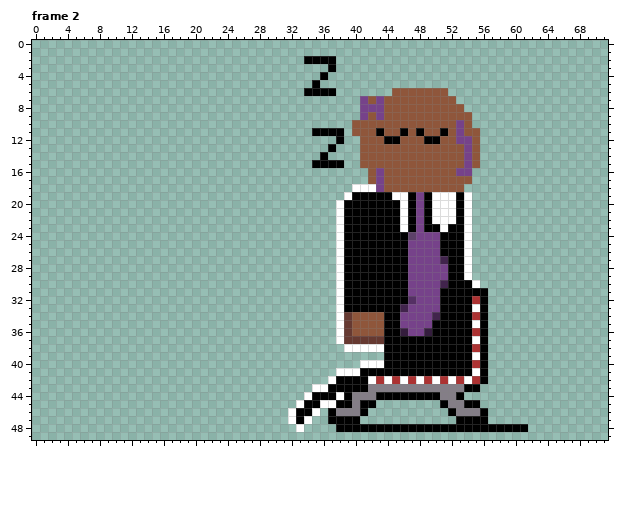
Two states of a pixel-art file, art/art project files/idaho_man.ase. Above is the file before it was changed.
72x50 pixels, 19 frames. Colours within 5 levels of each other are drawn and written as one. Shown: frame 2. The commit also changed other frames, which this record leaves out.
New version:
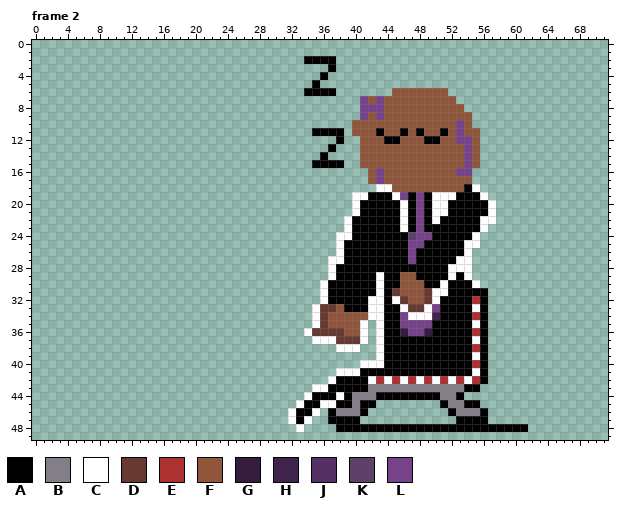
Palette (. is transparent): A #000000  B #847e87  C #ffffff  D #663931  E #ac3232  F #8f563b  G #341d3d  H #41244c  J #553064  K #5d4169  L #76428a
From old to new:
Changed rows in their new state; - is an unchanged pixel.
Frame 2, layer "Layer 1":
first column x 34:
18 ------...CC---------AC--
19 -----.CC----L-------AAC-
20 ----..C-----------A-AAAC
21 ----..C-----------A-AAAC
22 ----.C-----------AA-AACC
23 ----.C-----------A--AAC-
24 -----C----------A---AC--
25 ---------------AA----C--
26 --------------AAA-------
27 ---C----------AAAA-C----
28 ---CA--------AAAAACC----
29 ---CA----C--FFAAAAC-----
30 --CAA----C--FFFAAC------
31 --CAA----C-DFFFDCC------
32 --CAA---CC-CDFFDC-------
33 -CDDF---CC--CDDC--------
34 -CDFFF--CC---CCC--------
35 -CDFFF-C.C--------------
36 CDDDDF-C.C--------------
37 -CCCD--C.C--------------
38 ----C--..---------------
39 ---------C--------------
